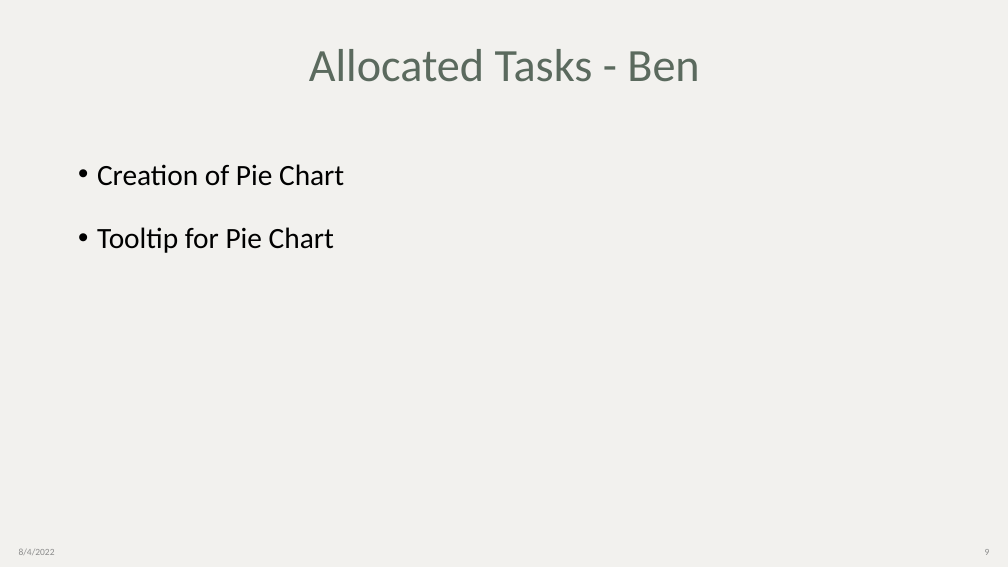
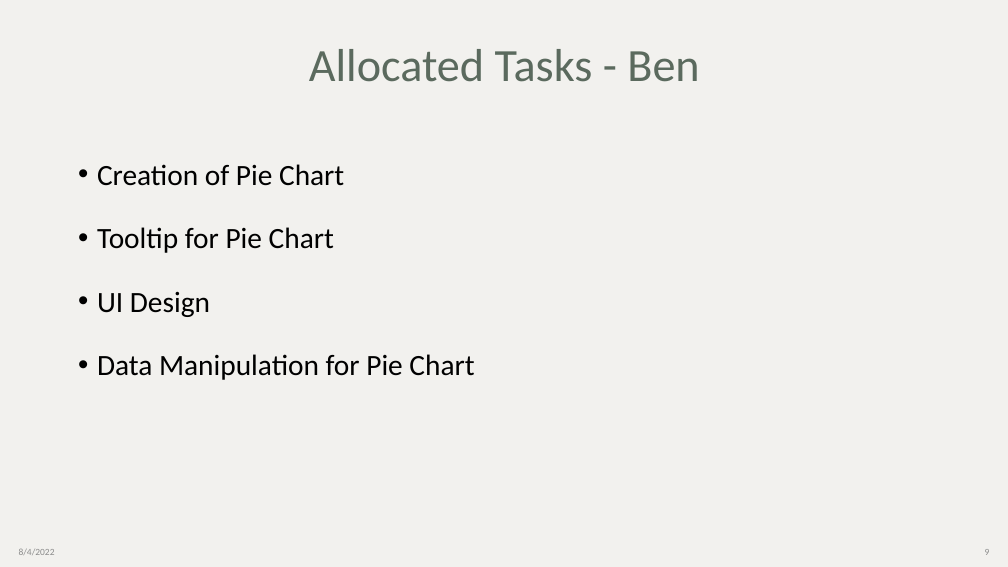
Before and after one commit to Benflop/CSC3007-project, a slide deck: slide 9 of IV2 presentation.pptx. Drawn at 1008x567 pixels with LibreOffice and Linux fonts; fonts in the diff are those of the drawing. Boxes give left, top, right and bottom in pixels: in the first picture for what was removed or moved away, otherwise in the second. Text is boxed around its words. In the diff, an @@ line names an element or a change of style, - is before the commit and + after.

```diff
--- a/IV2 presentation.pptx
+++ b/IV2 presentation.pptx
@@ text at [97,291,474,380]: paragraphs added @@
+• UI Design
+• Data Manipulation for Pie Chart
```
Also in this commit, not shown: 1 other slide changed, 1 other file.
